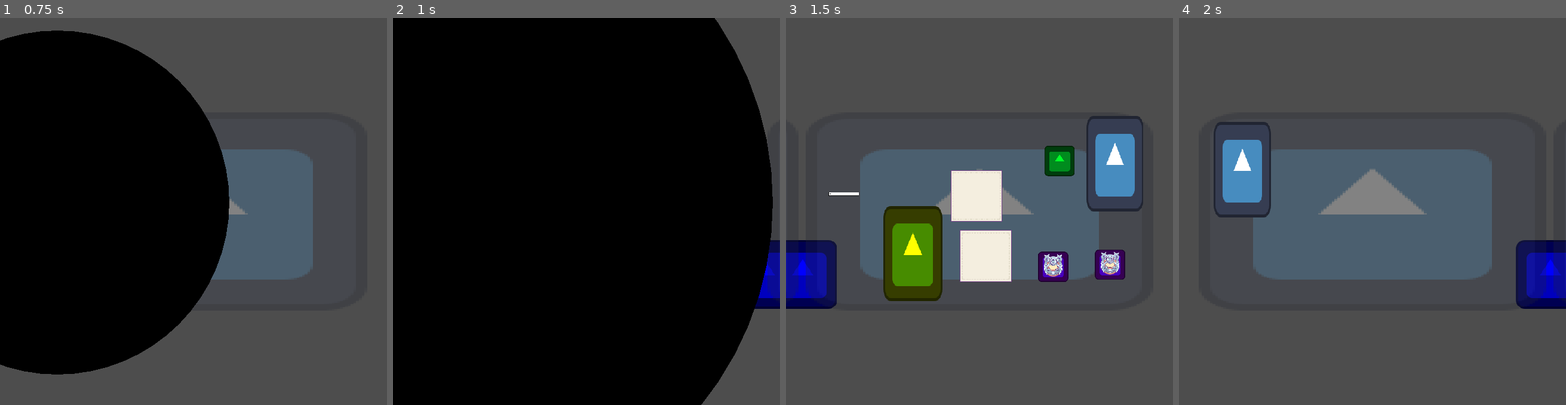
Above: before the commit, frames 1-4 (left to right).
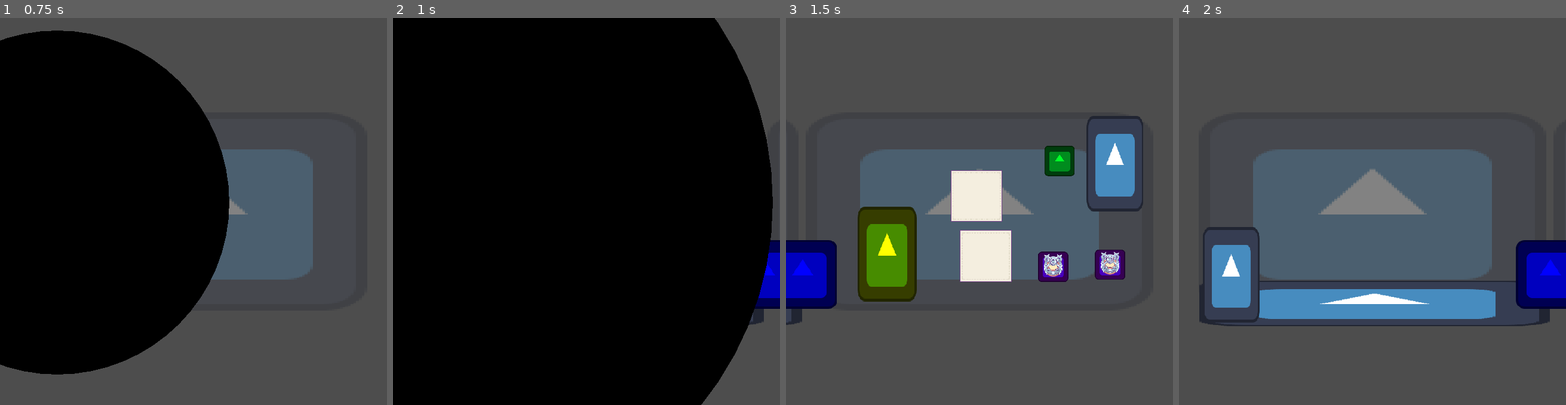
Above: after the commit, the same moments.

Repository: luankaike-code/felpo-jam-2026
Game: Godot game, scene res://scenes/screens/root_game.tscn
Two runs of this game, one before a commit and one after it. Both use one fixed random seed, a clock stepped at 60 frames per second and the inputs below. The engine's default icon, where the game draws it, is replaced by a stand-in: a white triangle on a blue panel in a dark square.
Inputs (mouse positions are in pixels of both pictures, inside the frame that each line leads up to):
- Up to frame 1 (0.75 s): click (58, 203) at 0.52 s
- Up to frame 2 (1 s): no input
- Up to frame 3 (1.5 s): tap Enter (ui_accept) at 1.25 s; move the mouse to (1064, 192) at 1.27 s; hold Right (ui_right) from 1.28 s (still down); tap Home (ui_home) at 1.35 s; click (1064, 192) at 1.42 s
- Up to frame 4 (2 s): keep holding Right (ui_right); tap Enter (ui_accept) at 1.52 s

Frame 1 is identical in both runs. In frame 2, 0.5% of the frame differs, in the area x 91-100%, y 60-80%; in frame 3, 5.3%; in frame 4, 11%, in the area x 5-100%, y 26-80%.

Commit message:
Refactory, Create and Update many things to make dialogs

Diff:
--- a/felpojam-2026-game-code/project.godot
+++ b/felpojam-2026-game-code/project.godot
@@ -28,10 +28,6 @@
 window/size/resizable=false
 window/stretch/mode="canvas_items"
 
-[gui]
-
-fonts/dynamic_fonts/use_oversampling=false
-
 [physics]
 
 3d/physics_engine="Jolt Physics"
--- /dev/null
+++ b/felpojam-2026-game-code/scenes/locals/client_local.tscn
@@ -0,0 +1,43 @@
+[gd_scene format=3 uid="uid://c2liuyeax0kjk"]
+
+[ext_resource type="PackedScene" uid="uid://d05in2yrkn5mk" path="res://scenes/locals/local.tscn" id="1_vig35"]
+[ext_resource type="Script" uid="uid://f23l5pvhm3bj" path="res://scripts/locals/client_local.gd" id="2_qqkxa"]
+[ext_resource type="Texture2D" uid="uid://n85kss5ltq1u" path="res://icon.svg" id="3_qqkxa"]
+[ext_resource type="Script" uid="uid://dq0ohngooga3a" path="res://scripts/entitys/character_sprite.gd" id="4_pp4ci"]
+[ext_resource type="Script" uid="uid://b22ark22c86p4" path="res://scripts/speech_bubble_manager.gd" id="5_pp4ci"]
+[ext_resource type="Script" uid="uid://c8bo8naw8qjrt" path="res://scripts/state_machine/state_machine.gd" id="6_6kv1h"]
+[ext_resource type="Script" uid="uid://b03mc2du2h6cu" path="res://scripts/state_machine/state.gd" id="7_c2ecf"]
+[ext_resource type="Script" uid="uid://dcu03w3wuqsy1" path="res://scripts/states/client_local/new_client.gd" id="7_geiil"]
+
+[node name="ClientLocal" unique_id=564590170 instance=ExtResource("1_vig35")]
+script = ExtResource("2_qqkxa")
+
+[node name="CharacterSprite" type="Sprite2D" parent="." index="1" unique_id=12098601]
+position = Vector2(-140, 3)
+script = ExtResource("4_pp4ci")
+
+[node name="Table" type="Sprite2D" parent="." index="2" unique_id=56828278]
+position = Vector2(4.0000005, 171)
+scale = Vector2(5.1015625, 0.6640625)
+texture = ExtResource("3_qqkxa")
+
+[node name="SpeechBubbleManager" type="Node2D" parent="." index="3" unique_id=1053634050]
+z_index = 4000
+script = ExtResource("5_pp4ci")
+metadata/_custom_type_script = "uid://b22ark22c86p4"
+
+[node name="StateMachine" type="Node" parent="." index="4" unique_id=420485562]
+script = ExtResource("6_6kv1h")
+metadata/_custom_type_script = "uid://c8bo8naw8qjrt"
+
+[node name="NewClient" type="Node" parent="StateMachine" index="0" unique_id=1148953202]
+script = ExtResource("7_geiil")
+metadata/_custom_type_script = "uid://b03mc2du2h6cu"
+
+[node name="IdleClient" type="Node" parent="StateMachine" index="1" unique_id=1139976208]
+script = ExtResource("7_c2ecf")
+metadata/_custom_type_script = "uid://b03mc2du2h6cu"
+
+[node name="ExitClient" type="Node" parent="StateMachine" index="2" unique_id=1572576924]
+script = ExtResource("7_c2ecf")
+metadata/_custom_type_script = "uid://b03mc2du2h6cu"
--- a/felpojam-2026-game-code/scenes/local.tscn
+++ b/felpojam-2026-game-code/scenes/locals/local.tscn
@@ -6,5 +6,6 @@
 
 [node name="Icon" type="Sprite2D" parent="." unique_id=1443372050]
 modulate = Color(1, 1, 1, 0.29803923)
+z_index = -4000
 scale = Vector2(5.045841, 2.8755436)
 texture = ExtResource("1_bl8qx")
--- a/felpojam-2026-game-code/scenes/pop_ups/pop_up_menu_in_game.tscn
+++ b/felpojam-2026-game-code/scenes/pop_ups/pop_up_menu_in_game.tscn
@@ -1,7 +1,7 @@
 [gd_scene format=3 uid="uid://ll6rgn74hd8h"]
 
 [ext_resource type="Script" uid="uid://cyok2m5pck43j" path="res://scripts/pop_ups/pop_up_menu_in_game.gd" id="1_33b1c"]
-[ext_resource type="PackedScene" uid="uid://d05in2yrkn5mk" path="res://scenes/local.tscn" id="3_rml08"]
+[ext_resource type="PackedScene" uid="uid://d05in2yrkn5mk" path="res://scenes/locals/local.tscn" id="3_rml08"]
 [ext_resource type="PackedScene" uid="uid://kjus0yv14v1r" path="res://scenes/HUD/sprite_button.tscn" id="4_7sxeg"]
 
 [node name="PopUpMenuInGame" type="Node2D" unique_id=732963777]
--- a/felpojam-2026-game-code/scenes/screens/configurations.tscn
+++ b/felpojam-2026-game-code/scenes/screens/configurations.tscn
@@ -1,7 +1,7 @@
 [gd_scene format=3 uid="uid://c1y7icenhs8e3"]
 
 [ext_resource type="Script" uid="uid://mcke7bu8ox2b" path="res://scripts/screens/configurations.gd" id="1_lpiss"]
-[ext_resource type="PackedScene" uid="uid://d05in2yrkn5mk" path="res://scenes/local.tscn" id="2_eurlg"]
+[ext_resource type="PackedScene" uid="uid://d05in2yrkn5mk" path="res://scenes/locals/local.tscn" id="2_eurlg"]
 [ext_resource type="PackedScene" uid="uid://dltgpug32yo3i" path="res://scenes/HUD/sections/config/section_screen_config.tscn" id="2_lpiss"]
 [ext_resource type="PackedScene" uid="uid://cbaumx6f7mufr" path="res://scenes/HUD/sections/config/section_sound_config.tscn" id="3_qw20t"]
 [ext_resource type="PackedScene" uid="uid://bwsjjchinufk" path="res://scenes/HUD/sections/config/section_control_config.tscn" id="4_c21w6"]
--- a/felpojam-2026-game-code/scenes/screens/game.tscn
+++ b/felpojam-2026-game-code/scenes/screens/game.tscn
@@ -2,13 +2,13 @@
 
 [ext_resource type="Script" uid="uid://ljam17ytk8dx" path="res://scripts/screens/game.gd" id="1_iwlfa"]
 [ext_resource type="PackedScene" uid="uid://fyym3qkeufgw" path="res://scenes/entitys/stamp_set.tscn" id="2_clfej"]
-[ext_resource type="Script" uid="uid://b22ark22c86p4" path="res://scripts/speech_bubble_manager.gd" id="3_ggwlb"]
 [ext_resource type="PackedScene" uid="uid://cccp0nbwda3rg" path="res://scenes/entitys/ink_stand.tscn" id="3_mu8e5"]
+[ext_resource type="PackedScene" uid="uid://c2liuyeax0kjk" path="res://scenes/locals/client_local.tscn" id="3_xrk1x"]
 [ext_resource type="PackedScene" uid="uid://dn0xy2d56orj6" path="res://scenes/entitys/paper.tscn" id="4_o78e0"]
 [ext_resource type="PackedScene" uid="uid://bir3pakybp2iq" path="res://scenes/entitys/trash.tscn" id="6_4ji0l"]
 [ext_resource type="PackedScene" uid="uid://6euiloaerot" path="res://scenes/entitys/paper_teleporter.tscn" id="7_0q6jn"]
 [ext_resource type="PackedScene" uid="uid://c3lqkcqrxakfj" path="res://scenes/entitys/runes_book.tscn" id="8_kauht"]
-[ext_resource type="PackedScene" uid="uid://d05in2yrkn5mk" path="res://scenes/local.tscn" id="9_yruvw"]
+[ext_resource type="PackedScene" uid="uid://d05in2yrkn5mk" path="res://scenes/locals/local.tscn" id="9_yruvw"]
 [ext_resource type="PackedScene" uid="uid://c4f10pbt1cpd7" path="res://scenes/entitys/stamp_stand.tscn" id="11_e0wmo"]
 [ext_resource type="PackedScene" uid="uid://ftl38bpii8ag" path="res://scenes/entitys/stamp.tscn" id="12_xrk1x"]
 [ext_resource type="PackedScene" uid="uid://daa3bayphv4yc" path="res://scenes/entitys/runes/water_rune.tscn" id="13_xrk1x"]
@@ -17,21 +17,13 @@
 script = ExtResource("1_iwlfa")
 metadata/_custom_type_script = "uid://dha1tdcxb1ucs"
 
-[node name="SpeechBubbleManager" type="Node2D" parent="." unique_id=535693246]
-z_index = 4000
-script = ExtResource("3_ggwlb")
-metadata/_custom_type_script = "uid://b22ark22c86p4"
+[node name="ClientLocal" parent="." unique_id=564590170 instance=ExtResource("3_xrk1x")]
 
-[node name="Trash" parent="." unique_id=220787020 instance=ExtResource("6_4ji0l")]
-position = Vector2(331, 117)
+[node name="PaperTeleporter2" parent="." unique_id=1691328122 node_paths=PackedStringArray("linked_teleporter") instance=ExtResource("7_0q6jn")]
+position = Vector2(-263, 118)
+linked_teleporter = NodePath("../Local2/PaperTeleporter")
 
-[node name="Local" parent="." unique_id=421576266 instance=ExtResource("9_yruvw")]
-
-[node name="PaperTeleporter2" parent="Local" unique_id=1691328122 node_paths=PackedStringArray("linked_teleporter") instance=ExtResource("7_0q6jn")]
-position = Vector2(-242, -78)
-linked_teleporter = NodePath("../../Local2/PaperTeleporter")
-
-[node name="Local2" parent="." unique_id=564590170 instance=ExtResource("9_yruvw")]
+[node name="Local2" parent="." unique_id=522202926 instance=ExtResource("9_yruvw")]
 position = Vector2(660, 0)
 
 [node name="InkStand" parent="Local2" unique_id=1766316694 instance=ExtResource("3_mu8e5")]
@@ -45,11 +37,11 @@
 
 [node name="PaperTeleporter" parent="Local2" unique_id=1105482110 node_paths=PackedStringArray("linked_teleporter") instance=ExtResource("7_0q6jn")]
 position = Vector2(252, -89)
-linked_teleporter = NodePath("../../Local/PaperTeleporter2")
+linked_teleporter = NodePath("../../PaperTeleporter2")
 
 [node name="RunesBook" parent="Local2" unique_id=1322508017 instance=ExtResource("8_kauht")]
 z_index = 400
-position = Vector2(-124, 78)
+position = Vector2(-172, 79)
 
 [node name="StampSet" parent="Local2" unique_id=296592520 instance=ExtResource("2_clfej")]
 position = Vector2(243, 99)
@@ -63,3 +55,6 @@
 [node name="Stamp" parent="Local2/StampSet1" unique_id=769955536 node_paths=PackedStringArray("default_stand") instance=ExtResource("12_xrk1x")]
 packed_rune = ExtResource("13_xrk1x")
 default_stand = NodePath("../StampStand")
+
+[node name="Trash" parent="." unique_id=220787020 instance=ExtResource("6_4ji0l")]
+position = Vector2(331, 117)
--- a/felpojam-2026-game-code/scenes/screens/menu.tscn
+++ b/felpojam-2026-game-code/scenes/screens/menu.tscn
@@ -2,7 +2,7 @@
 
 [ext_resource type="Script" uid="uid://ddhseqxbod6mu" path="res://scripts/screens/menu.gd" id="1_ju8qk"]
 [ext_resource type="PackedScene" uid="uid://kjus0yv14v1r" path="res://scenes/HUD/sprite_button.tscn" id="2_5qq83"]
-[ext_resource type="PackedScene" uid="uid://d05in2yrkn5mk" path="res://scenes/local.tscn" id="2_vkuer"]
+[ext_resource type="PackedScene" uid="uid://d05in2yrkn5mk" path="res://scenes/locals/local.tscn" id="2_vkuer"]
 [ext_resource type="FontFile" uid="uid://bi7lywa6va6oq" path="res://assets/pixeleum-48.ttf" id="3_sh0hy"]
 
 [node name="Menu" type="Node2D" unique_id=844590214]
--- a/felpojam-2026-game-code/scripts/HUD/speech_bubble.gd
+++ b/felpojam-2026-game-code/scripts/HUD/speech_bubble.gd
@@ -5,7 +5,7 @@
 @onready var label := $MarginContainer/Label as Label
 @onready var state_machine := $StateMachine as StateMachine
 
-@export var dialogs: Array[String]
+@export var dialogs: Array
 
 var current_dialog_index: int
 var typing_velocity := 0.1
@@ -13,6 +13,6 @@
 func _ready() -> void:
 	state_machine.change_state("Typing")
 
-func setup(dialogs_: Array[String], pos: Vector2):
+func setup(dialogs_: Array, pos: Vector2):
 	dialogs = dialogs_
 	global_position = pos
--- /dev/null
+++ b/felpojam-2026-game-code/scripts/data/character_data.gd
@@ -0,0 +1,9 @@
+class_name CharacterData extends Node
+
+enum names {
+	concubine
+}
+
+static var textures: Dictionary[names, CompressedTexture2D] = {
+	names.concubine: preload("res://assets/images/concubine.png")
+}
--- /dev/null
+++ b/felpojam-2026-game-code/scripts/data/client_data/client_data.gd
@@ -0,0 +1,17 @@
+class_name ClientData extends Resource
+
+enum names {
+	concubine
+}
+
+static var order: Array[names] = [
+	names.concubine
+]
+
+static var client: Dictionary[names, ClientObj] = {
+	names.concubine: ClientObj.new(
+		CharacterData.names.concubine,
+		SpeechsData.names.Concubine,
+		[RunesData.names.water]
+	)
+}
--- /dev/null
+++ b/felpojam-2026-game-code/scripts/data/client_data/client_obj.gd
@@ -0,0 +1,10 @@
+class_name ClientObj extends Resource
+
+var character_name: CharacterData.names
+var want: Array[RunesData.names]
+var speech: SpeechsData.names
+
+func _init(character_name_: CharacterData.names, speech_: SpeechsData.names, want_: Array[RunesData.names]) -> void:
+	character_name = character_name_
+	want = want_
+	speech = speech_
--- a/felpojam-2026-game-code/scripts/data/sound_data.gd
+++ b/felpojam-2026-game-code/scripts/data/sound_data.gd
@@ -3,7 +3,8 @@
 enum names {
 	ink_splash,
 	stamping,
-	transition
+	transition,
+	character_enter
 }
 
 enum types {
@@ -15,11 +16,13 @@
 static var relation_name_type: Dictionary[names, types] = {
 	names.ink_splash: types.sound_effect,
 	names.stamping: types.sound_effect,
-	names.transition: types.ambient
+	names.transition: types.ambient,
+	names.character_enter: types.ambient
 }
 
 static var streams: Dictionary[names, AudioStreamMP3] = {
 	names.ink_splash: preload("res://assets/sounds/ink_splash.mp3"),
 	names.stamping: preload("res://assets/sounds/stamping.mp3"),
 	names.transition: preload("res://assets/sounds/transition.mp3"),
+	names.character_enter: preload("res://assets/sounds/character_enter.mp3")
 }
--- /dev/null
+++ b/felpojam-2026-game-code/scripts/data/speechs_data.gd
@@ -0,0 +1,16 @@
+class_name SpeechsData extends Node
+
+enum names {
+	Concubine
+}
+
+static var speechs: Dictionary[names, Array] = {
+	names.Concubine: [
+		"Meu nome é... Concubine?",
+		"Sinto que não...",
+		"Sinto que essa é a minha profissão.",
+		"O que será que uma concubine faz?...",
+		"Não sei dizer...",
+		"Tô sem internet para pesquisar"
+	]
+}
--- /dev/null
+++ b/felpojam-2026-game-code/scripts/entitys/character_sprite.gd
@@ -0,0 +1,17 @@
+class_name CharacterSprite extends Sprite2D
+
+var current_character_name: CharacterData.names
+
+signal entered
+
+func enter(character_name: CharacterData.names):
+	var tween := get_tree().create_tween()
+	modulate = Color.BLACK
+	tween.tween_property(self, "modulate", Color.WHITE, 1)
+	tween.tween_callback(entered.emit)
+
+	current_character_name = character_name
+	texture = CharacterData.textures[character_name]
+
+func exit():
+	texture = null
--- /dev/null
+++ b/felpojam-2026-game-code/scripts/locals/client_local.gd
@@ -0,0 +1,18 @@
+class_name CurrentLocal extends Node2D
+
+@onready var character_sprite := $CharacterSprite as CharacterSprite
+@onready var speech_bubble_manager := $SpeechBubbleManager as SpeechBubbleManager
+@onready var state_machine: StateMachine = $StateMachine
+
+var current_client_order_index: int
+var current_character_name: CharacterData.names
+var current_speech_name: SpeechsData.names
+
+@warning_ignore("unused_parameter")
+func _unhandled_input(event: InputEvent) -> void:
+	if Input.is_action_just_pressed("ui_copy"):
+		state_machine.change_state("NewClient")
+
+@warning_ignore("unused_parameter")
+func _process(delta: float) -> void:
+	pass
--- a/felpojam-2026-game-code/scripts/screens/game.gd
+++ b/felpojam-2026-game-code/scripts/screens/game.gd
@@ -4,21 +4,12 @@
 var packed_runes_book_content := preload("res://scenes/pop_ups/pop_up_runes_book_content.tscn") as PackedScene
 
 @onready var runes_book := $Local2/RunesBook as RunesBook
-@onready var speech_bubble_manager := $SpeechBubbleManager as SpeechBubbleManager
-@onready var locals := [$Local, $Local2]
+@onready var locals := [$ClientLocal, $Local2]
 var current_local := 0
 
 func _ready() -> void:
 	runes_book.open.connect(open_runes_book)
 
-func open_dialog():
-	speech_bubble_manager.create_speech_bubble([
-		"teste de dialogo, aqui fu escrevo",
-		"ou falo? tanto faz na real, um dialogo pode ser tanto escrito quanto falado",
-		"e como esse é um um texto de teste que se dane se ele tá certo ou não",
-		"é cabou o dialogo de teste, cambio",
-		"*trsit (como é o som de rádio mesmo?)"
-	], get_global_mouse_position())
 
 func open_runes_book():
 	factory_pop_up(packed_runes_book_content.instantiate())
@@ -42,5 +33,3 @@
 		Sound.play_sound(SoundData.names.transition)
 	elif Input.is_action_just_pressed("ui_right"):
 		Sound.play_sound(SoundData.names.ink_splash)
-	elif Input.is_action_just_pressed("ui_home"):
-		open_dialog()
--- a/felpojam-2026-game-code/scripts/sound.gd
+++ b/felpojam-2026-game-code/scripts/sound/sound.gd
@@ -1,7 +1,7 @@
 extends Node
 
 var max_players := 10
-var players: Array[AudioStreamPlayer]
+var players: Array[SoundPlayer]
 
 var volumes: Dictionary[SoundData.types, float] = {
 	SoundData.types.music: 1.0,
@@ -12,17 +12,17 @@
 func set_volume(sound_type: SoundData.types, new_volume: float) -> void:
 	volumes[sound_type] = new_volume
 
-func play_sound(audio_name: SoundData.names):
-	var player = _configure_player(_get_player(), audio_name)
-	player.play()
+func play_sound(audio_name: SoundData.names, callable: Callable=func(): return) -> void:
+	var player := _configure_player(_get_player(), audio_name)
+	player.play(callable)
 
-func _configure_player(player: AudioStreamPlayer, audio_name: SoundData.names) -> AudioStreamPlayer:
-	player.stream = SoundData.streams[audio_name]
+func _configure_player(player: SoundPlayer, audio_name: SoundData.names) -> SoundPlayer:
+	player.audio_stream_player.stream = SoundData.streams[audio_name]
 	var type := SoundData.relation_name_type[audio_name]
-	player.volume_linear = volumes[type]
+	player.audio_stream_player.volume_linear = volumes[type]
 	return player
 
-func _get_player() -> AudioStreamPlayer:
+func _get_player() -> SoundPlayer:
 	if players.size() < max_players:
 		return _create_player()
 
@@ -32,14 +32,14 @@
 
 	return _create_temp_player()
 
-func _create_temp_player() -> AudioStreamPlayer:
-	var player := AudioStreamPlayer.new()
+func _create_temp_player() -> SoundPlayer:
+	var player := SoundPlayer.new()
 	player.finished.connect(func(): player.call_deferred("queue_free"))
 	add_child(player)
 	return player
 
-func _create_player() -> AudioStreamPlayer:
-	var player = AudioStreamPlayer.new()
+func _create_player() -> SoundPlayer:
+	var player = SoundPlayer.new()
 	players.push_front(player)
 	add_child(player)
 	return player
--- /dev/null
+++ b/felpojam-2026-game-code/scripts/sound/sound_player.gd
@@ -0,0 +1,22 @@
+class_name SoundPlayer extends Node
+
+var audio_stream_player: AudioStreamPlayer
+var current_callable := func(): print("tá usando o default")
+
+signal finished
+
+func _init() -> void:
+	audio_stream_player = AudioStreamPlayer.new()
+	audio_stream_player.finished.connect(finished.emit)
+
+func _ready() -> void:
+	add_child(audio_stream_player)
+
+func play(callable: Callable=func(): return) -> void:
+	if audio_stream_player.finished.is_connected(current_callable):
+		audio_stream_player.finished.disconnect(current_callable)
+
+	current_callable = callable
+	audio_stream_player.finished.connect(current_callable)
+
+	audio_stream_player.play()
--- a/felpojam-2026-game-code/scripts/speech_bubble_manager.gd
+++ b/felpojam-2026-game-code/scripts/speech_bubble_manager.gd
@@ -2,7 +2,7 @@
 
 var packed_speech_bubble := preload("res://scenes/HUD/speech_bubble.tscn") as PackedScene
 
-func create_speech_bubble(dialogs: Array[String], pos: Vector2):
+func create_speech_bubble(dialogs: Array, pos: Vector2):
 	var speech_bubble := packed_speech_bubble.instantiate() as SpeechBubble
 	speech_bubble.setup(dialogs, to_local(pos))
 	add_child(speech_bubble)
--- a/felpojam-2026-game-code/scripts/state_machine/state.gd
+++ b/felpojam-2026-game-code/scripts/state_machine/state.gd
@@ -2,6 +2,9 @@
 
 @warning_ignore("unused_signal")
 signal change_state(state_name: String)
+
+@warning_ignore("unused_signal")
+signal set_process_over_input(state: bool)
 
 @warning_ignore("unused_parameter")
 func enter(host_) -> void:
@@ -15,6 +18,10 @@
 	pass
 
 @warning_ignore("unused_parameter")
+func handle_over_input(event: InputEvent) -> void:
+	pass
+
+@warning_ignore("unused_parameter")
 func handle_process(delta: float) -> void:
 	pass
 
--- a/felpojam-2026-game-code/scripts/state_machine/state_machine.gd
+++ b/felpojam-2026-game-code/scripts/state_machine/state_machine.gd
@@ -3,9 +3,11 @@
 @export var current_state: State
 
 func _ready() -> void:
+	set_process_input(false)
 	for child in get_children():
 		if child is State:
 			child.change_state.connect(change_state)
+			child.set_process_over_input.connect(set_process_input)
 
 func find_state(state_name: String) -> State:
 	var state = find_child(state_name)
@@ -16,6 +18,7 @@
 func change_state(state_name: String) -> void:
 	var new_state = find_state(state_name)
 
+	set_process_input(false)
 	if current_state:
 		current_state.exit()
 	current_state = new_state
@@ -25,6 +28,10 @@
 	if current_state:
 		current_state.handle_input(event)
 
+func _input(event: InputEvent) -> void:
+	if current_state:
+		current_state.handle_over_input(event)
+
 func _process(delta: float) -> void:
 	if current_state:
 		current_state.handle_process(delta)
--- /dev/null
+++ b/felpojam-2026-game-code/scripts/states/client_local/new_client.gd
@@ -0,0 +1,24 @@
+extends State
+
+var host: CurrentLocal
+var client: ClientObj
+
+func enter(host_) -> void:
+	host = host_
+
+	if !host.character_sprite.entered.is_connected(start_dialog):
+		host.character_sprite.entered.connect(start_dialog)
+
+	var client_name := ClientData.order[host.current_client_order_index]
+	client = ClientData.client[client_name]
+
+	host.current_speech_name = client.speech
+	Sound.play_sound(SoundData.names.character_enter, enter_client)
+
+func enter_client():
+	host.character_sprite.enter(client.character_name)
+
+func start_dialog():
+	var speech := SpeechsData.speechs[client.speech]
+	var pos := host.character_sprite.global_position
+	host.speech_bubble_manager.create_speech_bubble(speech, pos)
--- a/felpojam-2026-game-code/scripts/states/speech_bubble/idle.gd
+++ b/felpojam-2026-game-code/scripts/states/speech_bubble/idle.gd
@@ -3,9 +3,8 @@
 var host: SpeechBubble
 
 func enter(host_) -> void:
+	set_process_over_input.emit(true)
 	host = host_
-	var timer = get_tree().create_timer(0.1)
-	timer.timeout.connect(to_typing)
 
 func to_typing():
 	if host.current_dialog_index < host.dialogs.size()-1:
@@ -13,3 +12,7 @@
 		change_state.emit("Typing")
 	else:
 		host.queue_free()
+
+func handle_over_input(event: InputEvent) -> void:
+	if Input.is_action_just_pressed("ui_home"):
+		to_typing()
--- a/felpojam-2026-game-code/scripts/states/speech_bubble/typing.gd
+++ b/felpojam-2026-game-code/scripts/states/speech_bubble/typing.gd
@@ -2,13 +2,12 @@
 
 var host: SpeechBubble
 var current_dialog: String
-var current_letter_index: int
 
 func enter(host_) -> void:
+	set_process_over_input.emit(true)
 	host = host_
 	current_dialog = host.dialogs[host.current_dialog_index]
 	host.label.text = ""
-	current_letter_index = 0
 
 	var tween := get_tree().create_tween()
 	host.scale = Vector2.ZERO
@@ -16,16 +15,22 @@
 	tween.tween_property(host, "scale", Vector2.ONE, 0.3)
 	type_next_letter()
 
-
 func type_next_letter() -> void:
-	if current_letter_index < len(current_dialog):
-		host.label.text += current_dialog[current_letter_index]
-		current_letter_index += 1
+	if len(host.label.text) < len(current_dialog):
+		host.label.text += current_dialog[len(host.label.text)]
 
 		var timer = get_tree().create_timer(host.typing_velocity)
 		timer.timeout.connect(type_next_letter)
 	else:
 		to_idle()
 
+func handle_over_input(event: InputEvent) -> void:
+	if event.is_pressed():
+		pass_typing()
+
+func pass_typing():
+	host.label.text = current_dialog
+	to_idle()
+
 func to_idle() -> void:
 	change_state.emit("Idle")
Binary file added: felpojam-2026-game-code/assets/images/concubine.png
Not shown, added: felpojam-2026-game-code/assets/images/concubine.png.import
Not shown, added: felpojam-2026-game-code/assets/sounds/character_enter.mp3.import
Not shown, added: felpojam-2026-game-code/scripts/data/character_data.gd.uid
Not shown, added: felpojam-2026-game-code/scripts/data/client_data/client_data.gd.uid
Not shown, added: felpojam-2026-game-code/scripts/data/client_data/client_obj.gd.uid
Not shown, added: felpojam-2026-game-code/scripts/data/speechs_data.gd.uid
Not shown, added: felpojam-2026-game-code/scripts/entitys/character_sprite.gd.uid
Not shown, added: felpojam-2026-game-code/scripts/locals/client_local.gd.uid
Renamed: felpojam-2026-game-code/scripts/sound.gd.uid -> felpojam-2026-game-code/scripts/sound/sound.gd.uid
Not shown, added: felpojam-2026-game-code/scripts/sound/sound_player.gd.uid
Not shown, added: felpojam-2026-game-code/scripts/states/client_local/new_client.gd.uid
(and 1 more such lines)
